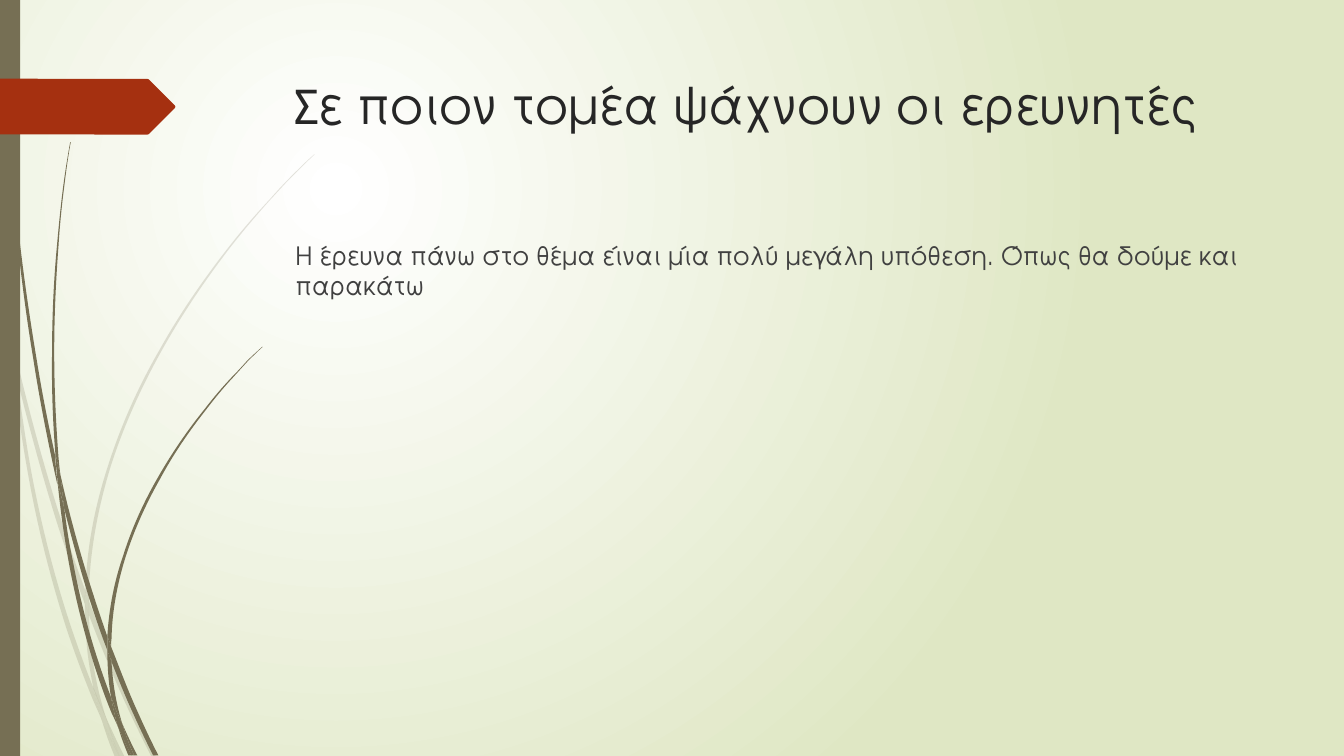
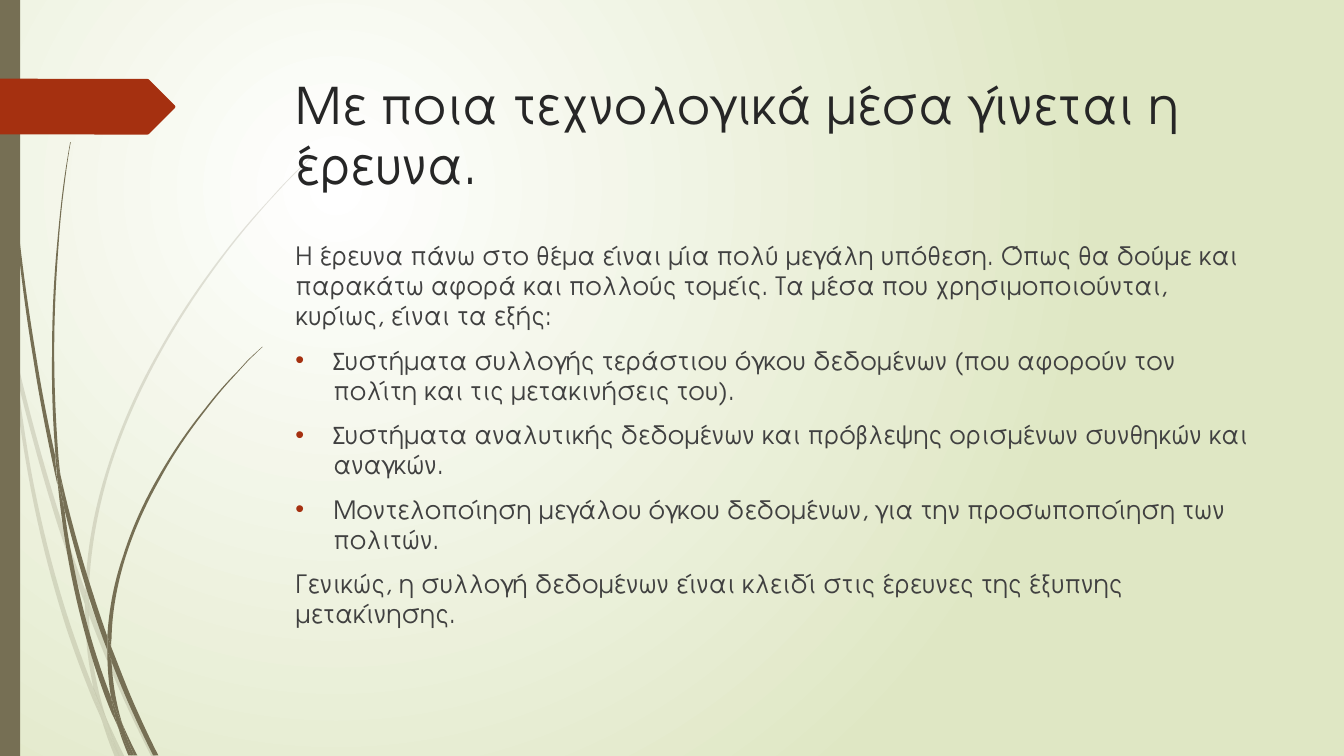
Before and after one commit to GeorgeMC2610/Contiki-Cooja-Simulations, a slide deck: slide 13 of final/p19204.pptx (slide 10 before the commit). Drawn at 1344x756 pixels with LibreOffice and Linux fonts; fonts in the diff are those of the drawing. Boxes give left, top, right and bottom in pixels: in the first picture for what was removed or moved away, otherwise in the second. Text is boxed around its words. In the diff, an @@ line names an element or a change of style, - is before the commit and + after.

```diff
--- a/final/p19204.pptx
+++ b/final/p19204.pptx
@@ title at (x1=296, y1=85, x2=1179, y2=193): text changed @@
-Σε ποιον τομέα ψάχνουν οι ερευνητές
+Με ποια τεχνολογικά μέσα γίνεται η έρευνα.
@@ text at (x1=295, y1=246, x2=1248, y2=628): text changed @@
-Η έρευνα πάνω στο θέμα είναι μία πολύ μεγάλη υπόθεση. Όπως θα δούμε και παρακάτω
+Η έρευνα πάνω στο θέμα είναι μία πολύ μεγάλη υπόθεση. Όπως θα δούμε και παρακάτω αφορά και πολλούς τομείς. Τα μέσα που χρησιμοποιούνται, κυρίως, είναι τα εξής:
+• Συστήματα συλλογής τεράστιου όγκου δεδομένων (που αφορούν τον πολίτη και τις μετακινήσεις του).
+• Συστήματα αναλυτικής δεδομένων και πρόβλεψης ορισμένων συνθηκών και αναγκών.
+• Μοντελοποίηση μεγάλου όγκου δεδομένων, για την προσωποποίηση των πολιτών.
+Γενικώς, η συλλογή δεδομένων είναι κλειδί στις έρευνες της έξυπνης μετακίνησης.
```
Also in this commit, not shown: 1 other slide changed, 4 slides added.
